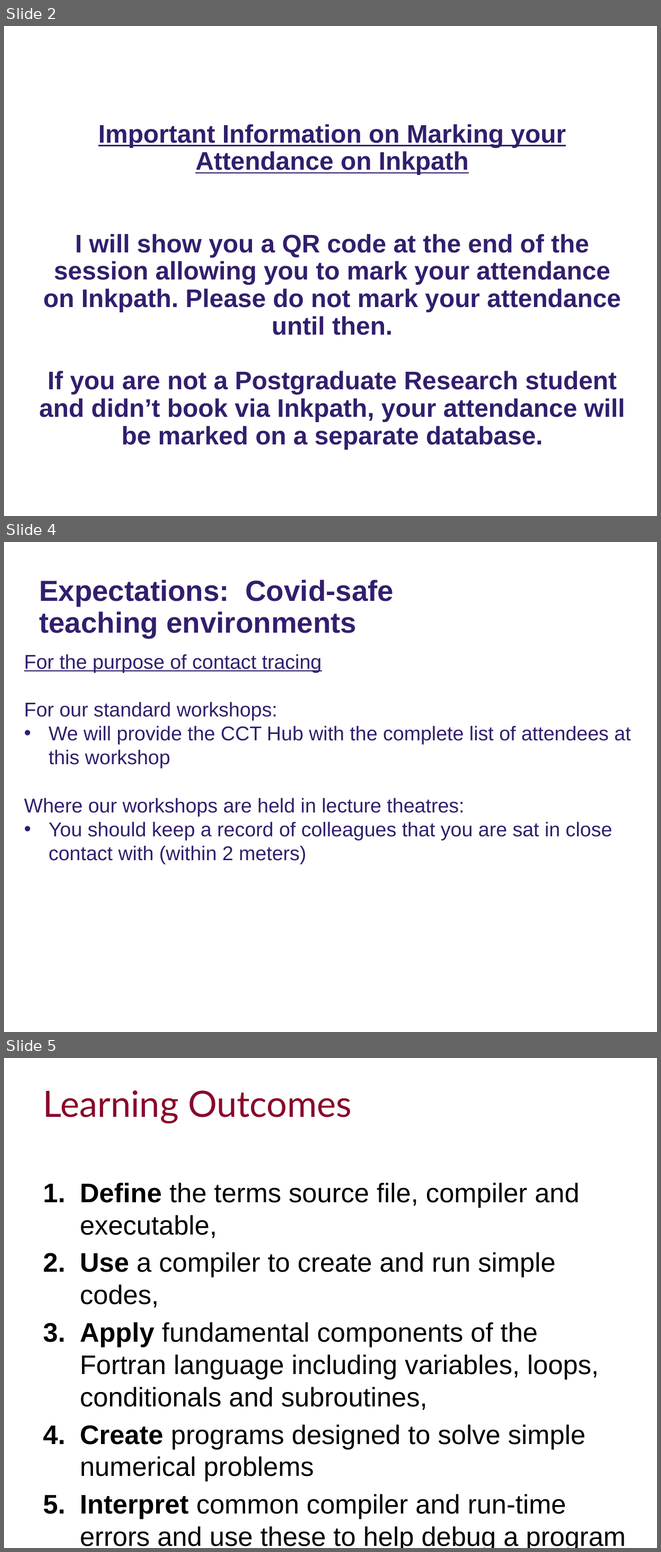
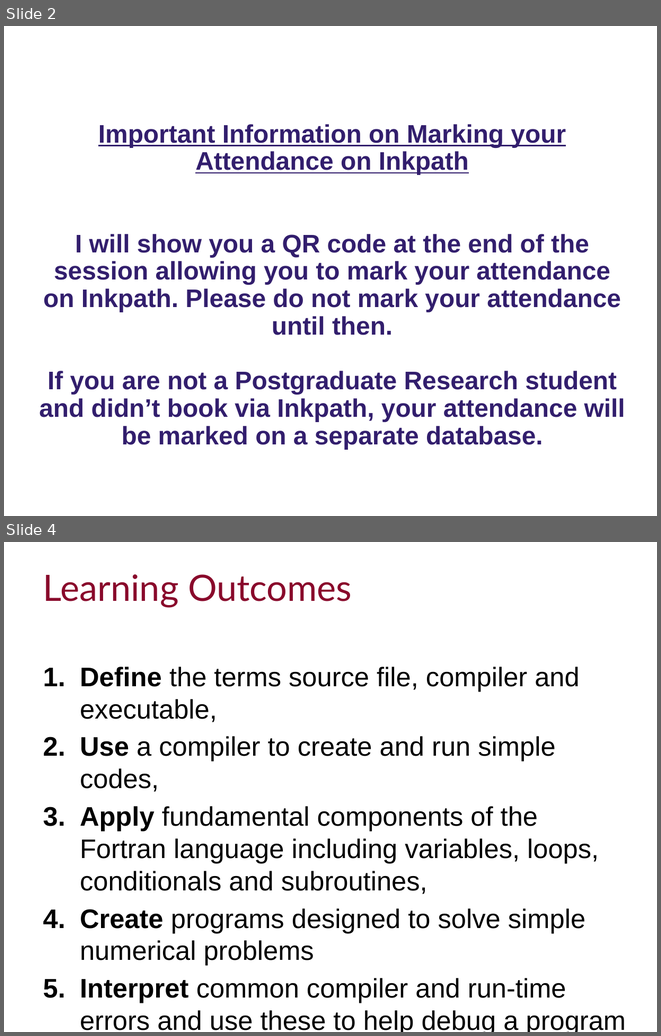
Before and after one commit to ImperialCollegeLondon/RCDS-introduction-to-fortran, a slide deck: Introduction to Fortran Slides.pptx. Shown one above the other, each under a label of ours: slides 2, 4 and 5 before the commit, slides 2 and 4 after it; the slides between them are not shown. The pictures are 661x1552 and 661x1036 pixels, drawn with LibreOffice and Linux fonts; fonts in the diff are those of the drawing; background and template pictures are left out. Boxes give left, top, right and bottom in pixels: in the first picture for what was removed or moved away, otherwise in the second. Text is boxed around its words. In the diff, an @@ line names an element or a change of style, - is before the commit and + after.

Commit message:
Updated Covid info

```diff
--- a/Introduction to Fortran Slides.pptx
+++ b/Introduction to Fortran Slides.pptx
@@ slide 4 removed at bbox=[4, 542, 657, 1032], background #FFFFFF @@
@@ text removed at bbox=[39, 580, 394, 638] @@
-Expectations: Covid-safe teaching environments
@@ subtitle removed at bbox=[24, 654, 630, 864] @@
-For the purpose of contact tracing
-For our standard workshops:
-• We will provide the CCT Hub with the complete list of attendees at this workshop
-Where our workshops are held in lecture theatres:
-• You should keep a record of colleagues that you are sat in close contact with (within 2 meters)
@@ what was slide 5 is now slide 4 @@
```
Also in this commit, not shown: 1 slide changed.
